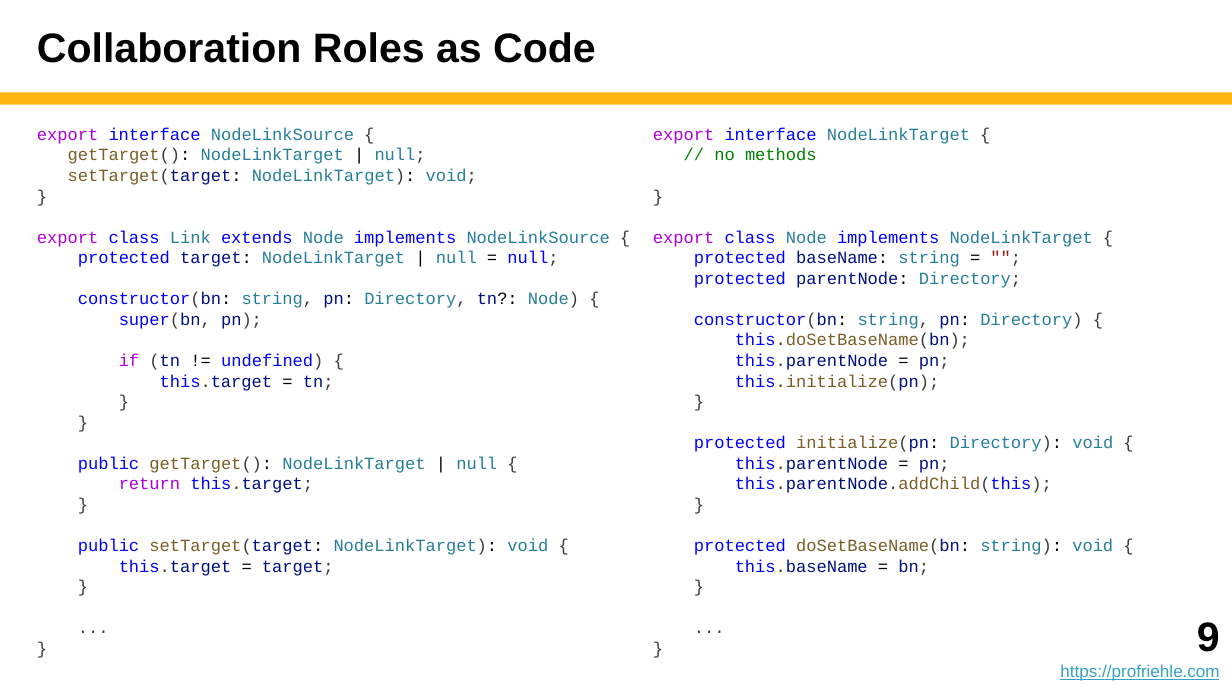
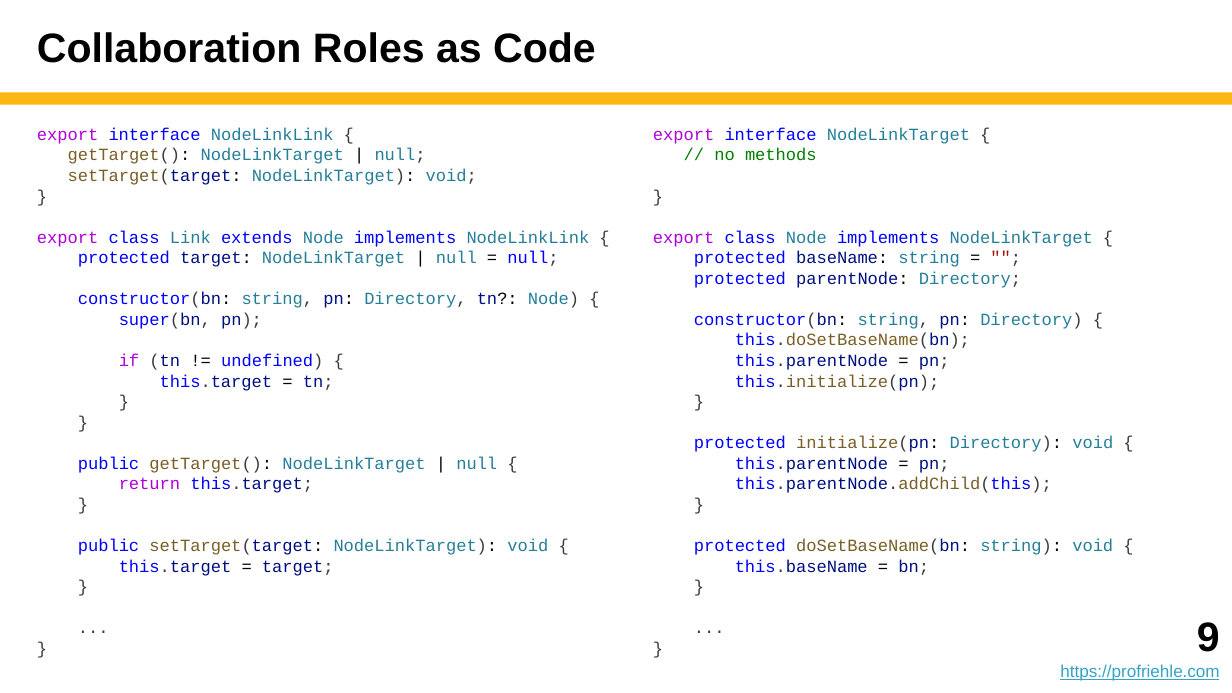
Before and after one commit to dirkriehle/adap-course, a slide deck: slide 9 of Lecture slides/ADAP D03 - Collaboration-Based Design.pptx. Drawn at 1232x693 pixels with LibreOffice and Linux fonts; fonts in the diff are those of the drawing. Boxes give left, top, right and bottom in pixels: in the first picture for what was removed or moved away, otherwise in the second. Text is boxed around its words. In the diff, an @@ line names an element or a change of style, - is before the commit and + after.

```diff
--- a/Lecture slides/ADAP D03 - Collaboration-Based Design.pptx
+++ b/Lecture slides/ADAP D03 - Collaboration-Based Design.pptx
@@ text at (37, 127, 334, 144): text changed @@
-export interface NodeLinkSource {
+export interface NodeLinkLink {
@@ text at (37, 230, 590, 247): text changed @@
-export class Link extends Node implements NodeLinkSource {
+export class Link extends Node implements NodeLinkLink {
```
Also in this commit, not shown: 4 other slides changed, 1 other file.
